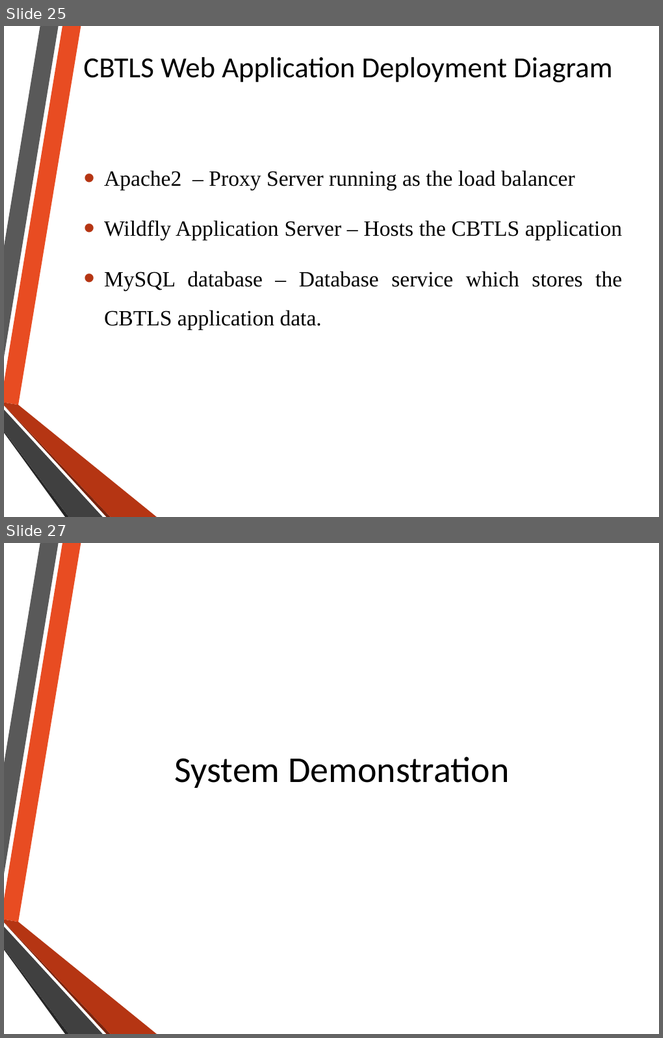
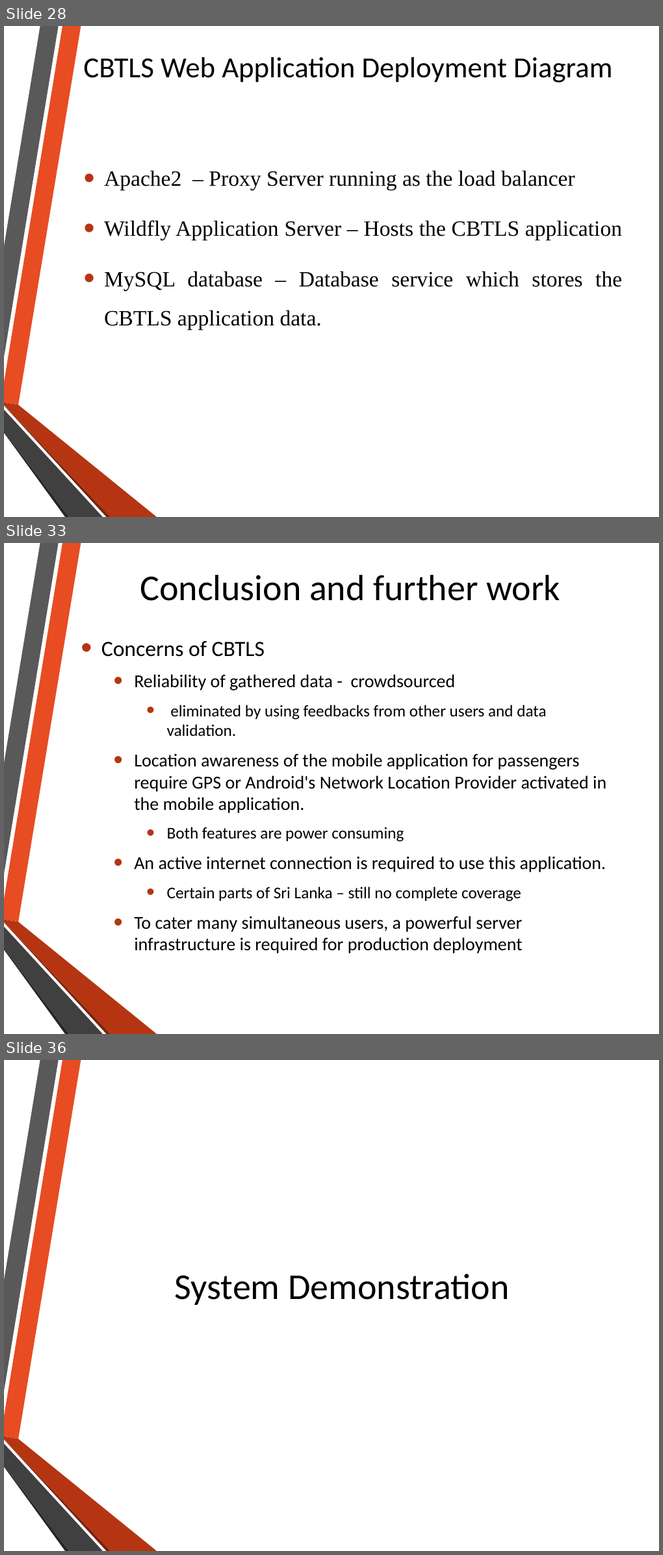
Before and after one commit to nadee158/cbtls, a slide deck: FinalSubmission/msc_final_presentation.pptx. Shown one above the other, each under a label of ours: slides 25 and 27 before the commit, slides 28, 33 and 36 after it; the slides between them are not shown. The pictures are 663x1038 and 663x1555 pixels, drawn with LibreOffice and Linux fonts; fonts in the diff are those of the drawing; background and template pictures are left out. Boxes give left, top, right and bottom in pixels: in the first picture for what was removed or moved away, otherwise in the second. Text is boxed around its words. In the diff, an @@ line names an element or a change of style, - is before the commit and + after.

```diff
--- a/FinalSubmission/msc_final_presentation.pptx
+++ b/FinalSubmission/msc_final_presentation.pptx
@@ slide 33 added at <box>4,543,659,1034</box>, background picture (left out); not listed: 6 template elements that a slide beside it also shows @@
@@ title added at <box>140,575,560,601</box>, 40 pt, text #000000 @@
+Conclusion and further work
@@ text added at <box>102,641,607,954</box>, 20 pt, text #000000 @@
+• Concerns of CBTLS
+  • Reliability of gathered data - crowdsourced
+    • eliminated by using feedbacks from other users and data validation.
+  • Location awareness of the mobile application for passengers require GPS or Android's Network Location Provider activated in the mobile application.
+    • Both features are power consuming
+  • An active internet connection is required to use this application.
+    • Certain parts of Sri Lanka – still no complete coverage
+  • To cater many simultaneous users, a powerful server infrastructure is required for production deployment
@@ what was slide 25 is now slide 28 @@
@@ what was slide 27 is now slide 36 @@
```
Also in this commit, not shown: 7 slides changed, 11 other slides added, 3 slides removed.
